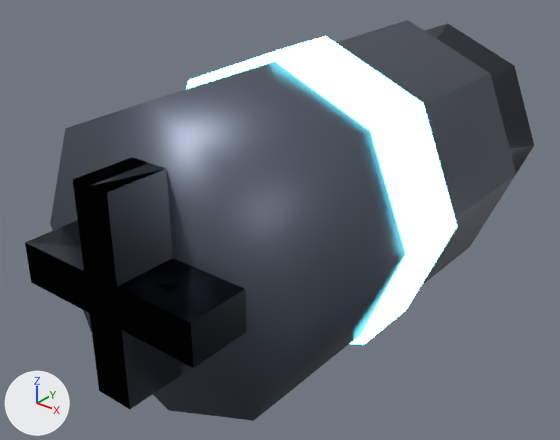
Renders of the Blender file assets/source/dep_grenade.blend from each side of a commit.
One viewpoint serves both versions: a camera (50 mm lens) standing at (0.222, -0.294, 0.165) and looking at (-0.009, -0.005, -0.014). Every picture has the same lights, and +X, +Y and +Z are marked at lower left. The older version comes first.

Names of what the first picture shows: 'dep_grenade'.
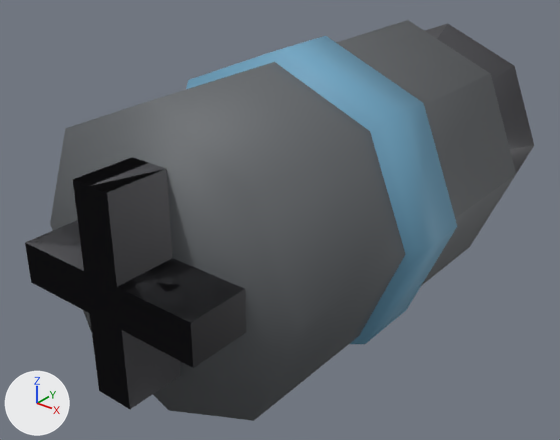
The change, as a list of edits to the scene's bpy script:
```text
Change mat_ns_body_dark:
    mat_ns_body_dark.base_color: (0.11, 0.13, 0.17) -> (0.13, 0.14, 0.15)  # greyish blue #5d6573 -> dark grey #65696c
    mat_ns_body_dark.metallic: 0.66 -> 0.18
    mat_ns_body_dark.roughness: 0.42 -> 0.62
Change mat_ns_trim:
    mat_ns_trim.base_color: (0.06, 0.07, 0.09) -> (0.09, 0.09, 0.1)  # greyish blue #454b55 -> dark grey #555559
    mat_ns_trim.metallic: 0.85 -> 0.3
    mat_ns_trim.roughness: 0.28 -> 0.44
Change mat_ns_energy_cyan:
    mat_ns_energy_cyan.base_color: (0.05, 0.55, 0.7) -> (0.16, 0.38, 0.55)  # cyan #3fc4da -> blue #6fa6c4
    remove mat_ns_energy_cyan.emission_color = (0.17, 0.91, 1.0)  # cyan #73f5ff
    remove mat_ns_energy_cyan.emission_strength = 6.0
```

Changed parts and their boxes (x1, y1, x2, y2) in the pictures (560 x 440 px):
'dep_grenade', recoloured, surface changed: (25, 24, 534, 421) in both
